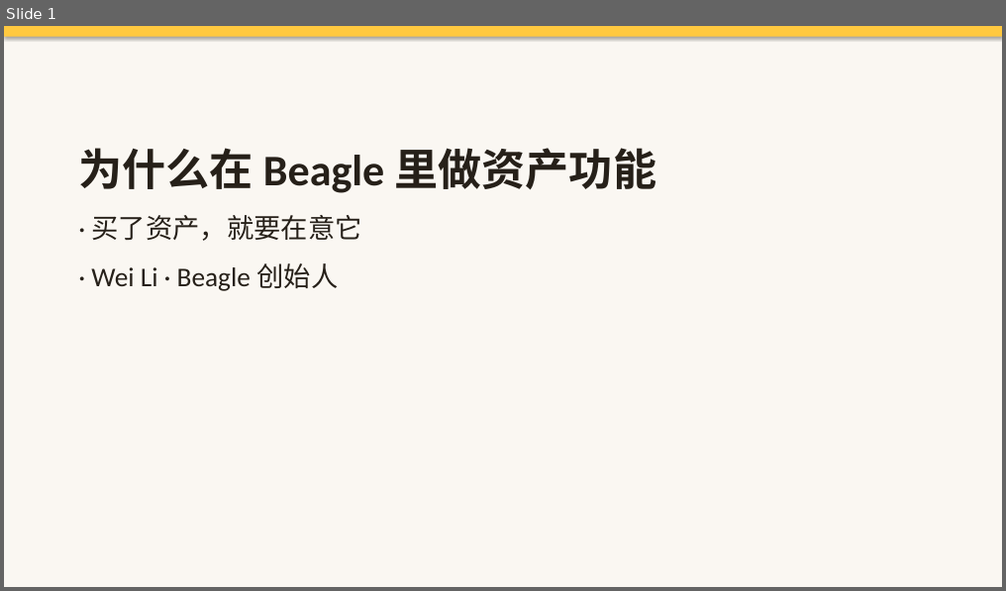
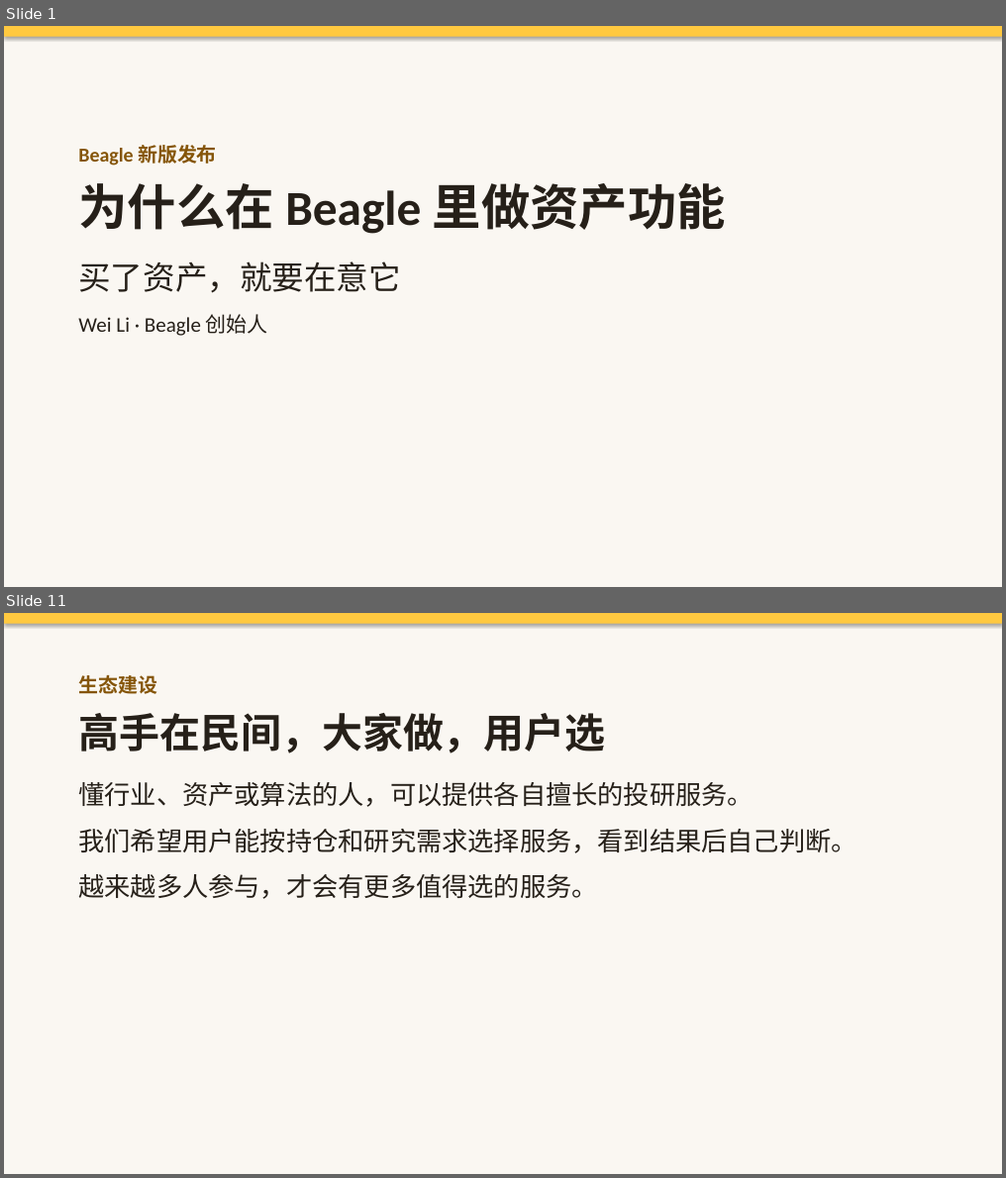
Before and after one commit to licodefun/beagle-voice-agent, a slide deck: decks/beagle-founder-take-deck.pptx. Shown one above the other, each under a label of ours: slide 1 before the commit, slides 1 and 11 after it; the slides between them are not shown. The pictures are 1006x591 and 1006x1178 pixels, drawn with LibreOffice and Linux fonts; fonts in the diff are those of the drawing. Boxes give left, top, right and bottom in pixels: in the first picture for what was removed or moved away, otherwise in the second. Text is boxed around its words. In the diff, an @@ line names an element or a change of style, - is before the commit and + after.

Commit message:
Replace founder deck with Wei's final version (Beagle new-version launch) and add his PDF export

```diff
--- a/decks/beagle-founder-take-deck.pptx
+++ b/decks/beagle-founder-take-deck.pptx
@@ slide 11 added at (4,613,1002,1174), background #FAF7F2 @@
@@ rectangle added at (4,613,1002,624), fill #FFC940 @@
@@ text added at (78,675,856,899), 25 pt, text #262019 @@
+生态建设
+高手在民间，大家做，用户选
+懂行业、资产或算法的人，可以提供各自擅长的投研服务。
+我们希望用户能按持仓和研究需求选择服务，看到结果后自己判断。
+越来越多人参与，才会有更多值得选的服务。
@@ slide 1 changed as well @@
@@ text at (78,145,217,166): paragraph added @@
+Beagle 新版发布
@@ text at (78,183,726,234): size 42 to 47 pt in "为什么在 Beagle 里做资产功能"; less space between paragraphs @@
@@ text at (78,262,400,336): text changed; size 26 to 20 pt @@
-· 买了资产，就要在意它
-· Wei Li · Beagle 创始人
+买了资产，就要在意它
+Wei Li · Beagle 创始人
```
Also in this commit, not shown: 10 other slides added, 11 slides removed, 1 other file.
